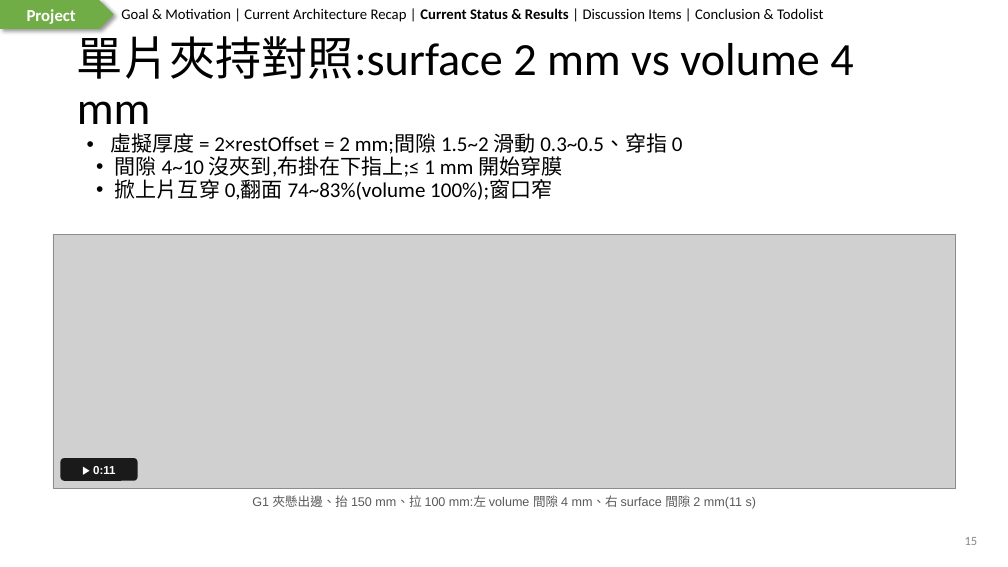
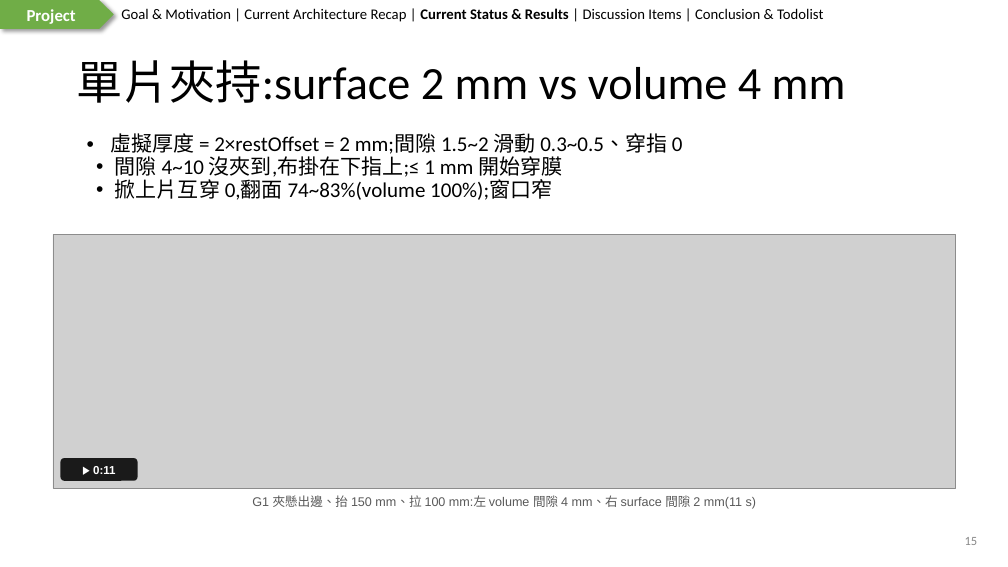
Before and after one commit to wyattsheu/sim-forge, a slide deck: slide 15 of sims/fr3_bubblewrap_pack_20261007/deck/2026-10-07-Report.pptx. Drawn at 1008x567 pixels with LibreOffice and Linux fonts; fonts in the diff are those of the drawing; grey boxes stand for pictures. Boxes give left, top, right and bottom in pixels: in the first picture for what was removed or moved away, otherwise in the second. Text is boxed around its words. In the diff, an @@ line names an element or a change of style, - is before the commit and + after.

Commit message:
deck: title fix slide 15

```diff
--- a/sims/fr3_bubblewrap_pack_20261007/deck/2026-10-07-Report.pptx
+++ b/sims/fr3_bubblewrap_pack_20261007/deck/2026-10-07-Report.pptx
@@ title at box(77, 60, 846, 103): text changed @@
-單片夾持對照:surface 2 mm vs volume 4 mm
+單片夾持:surface 2 mm vs volume 4 mm
```
Also in this commit, not shown: 1 other file.
